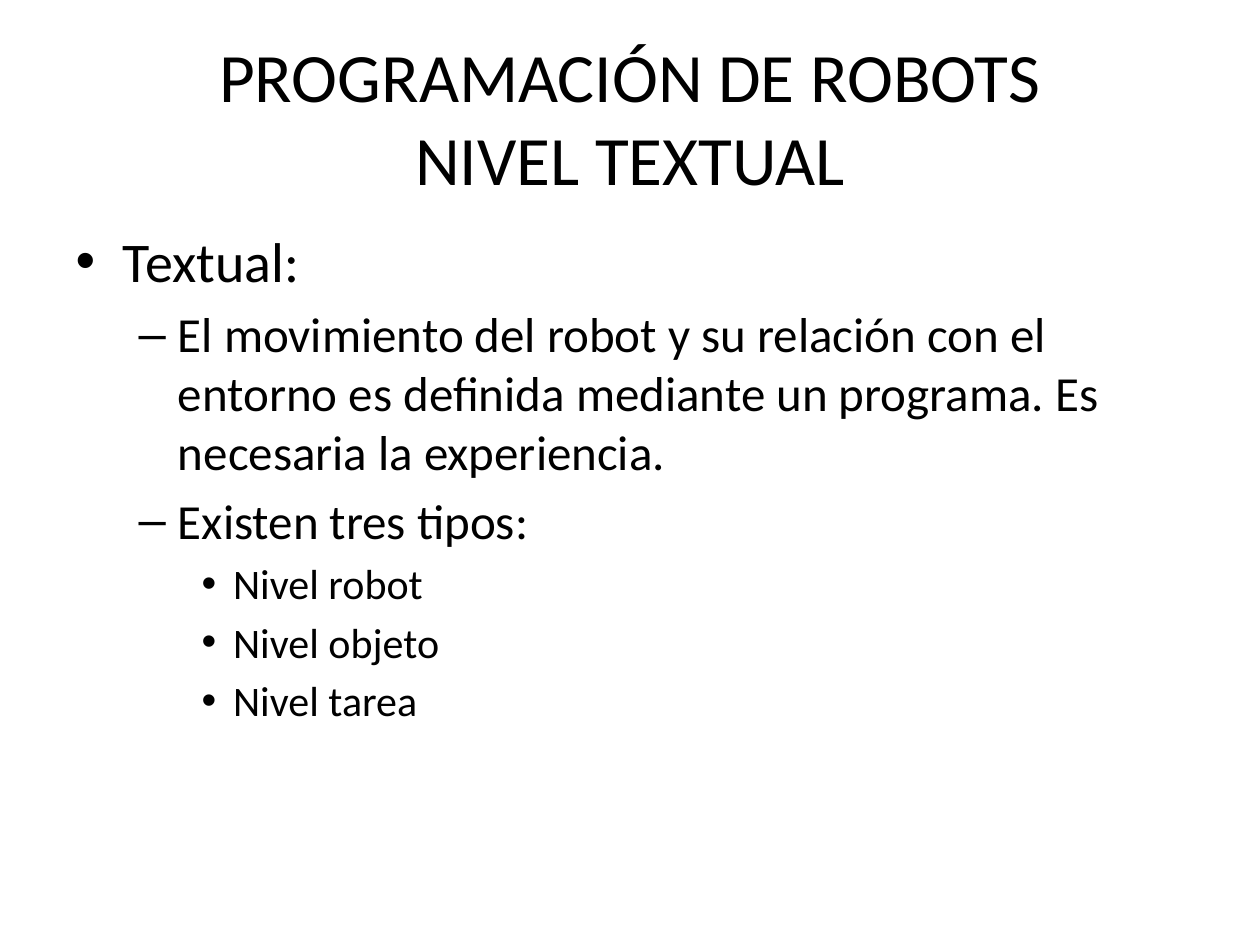
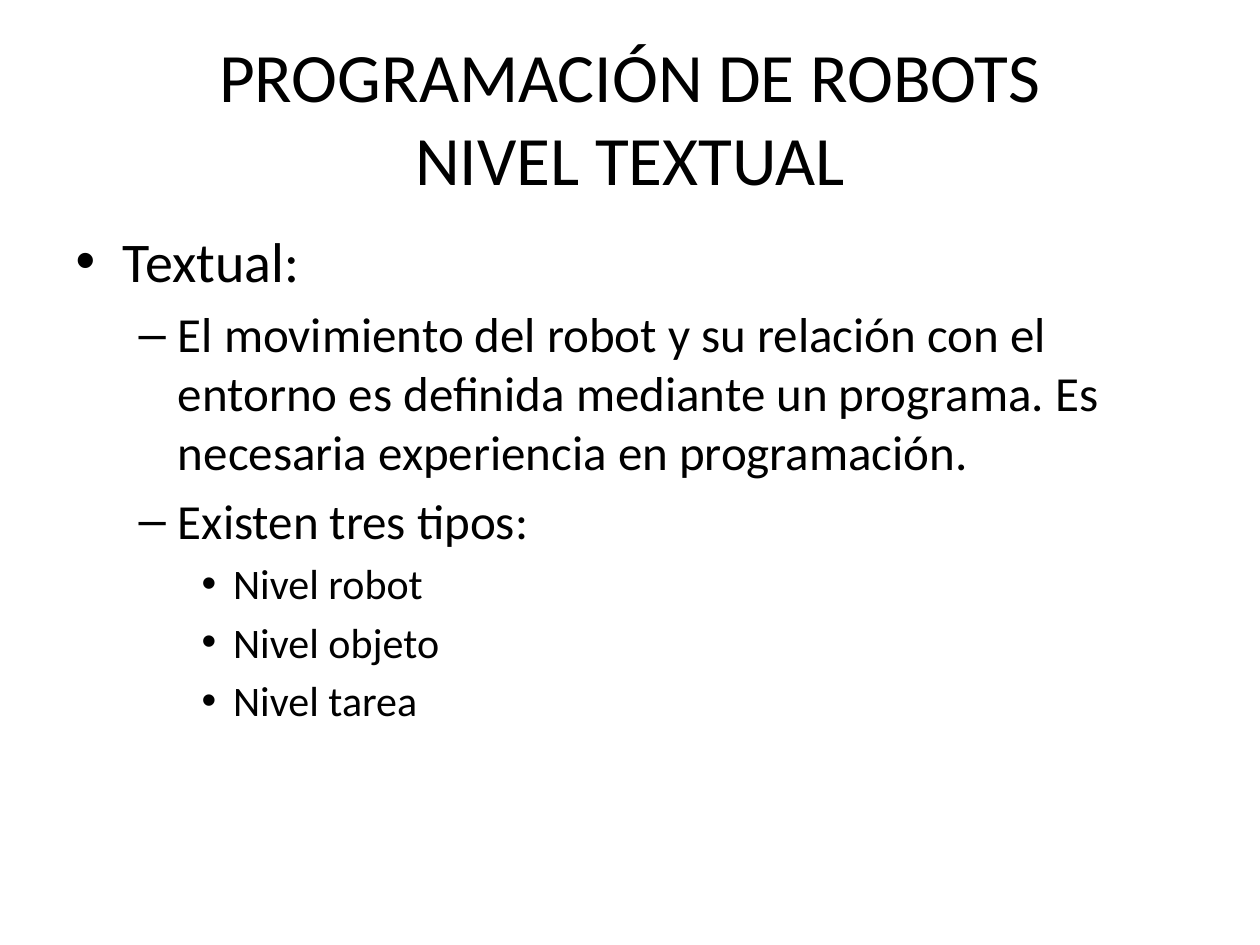
Before and after one commit to yerimattilatvala/DLP, a slide deck: slide 6 of P2/Presentacion.pptx. Drawn at 1260x945 pixels with LibreOffice and Linux fonts; fonts in the diff are those of the drawing. Boxes give left, top, right and bottom in pixels: in the first picture for what was removed or moved away, otherwise in the second. Text is boxed around its words. In the diff, an @@ line names an element or a change of style, - is before the commit and + after.

```diff
--- a/P2/Presentacion.pptx
+++ b/P2/Presentacion.pptx
@@ text at (x1=178, y1=318, x2=1098, y2=479): text changed @@
-  – El movimiento del robot y su relación con el entorno es definida mediante un programa. Es necesaria la experiencia.
+  – El movimiento del robot y su relación con el entorno es definida mediante un programa. Es necesaria experiencia en programación.
```
Also in this commit, not shown: 7 other slides changed, 3 other files.
